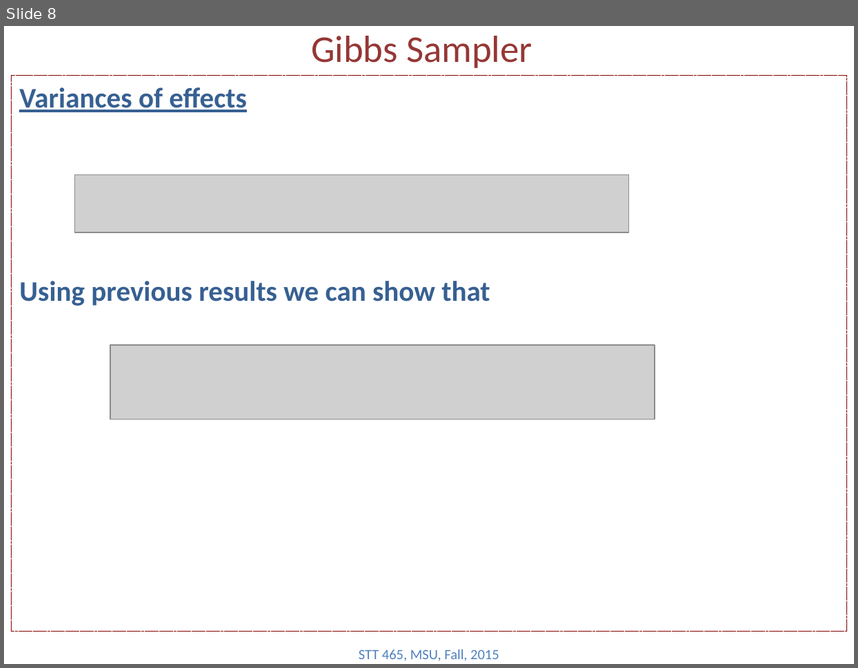
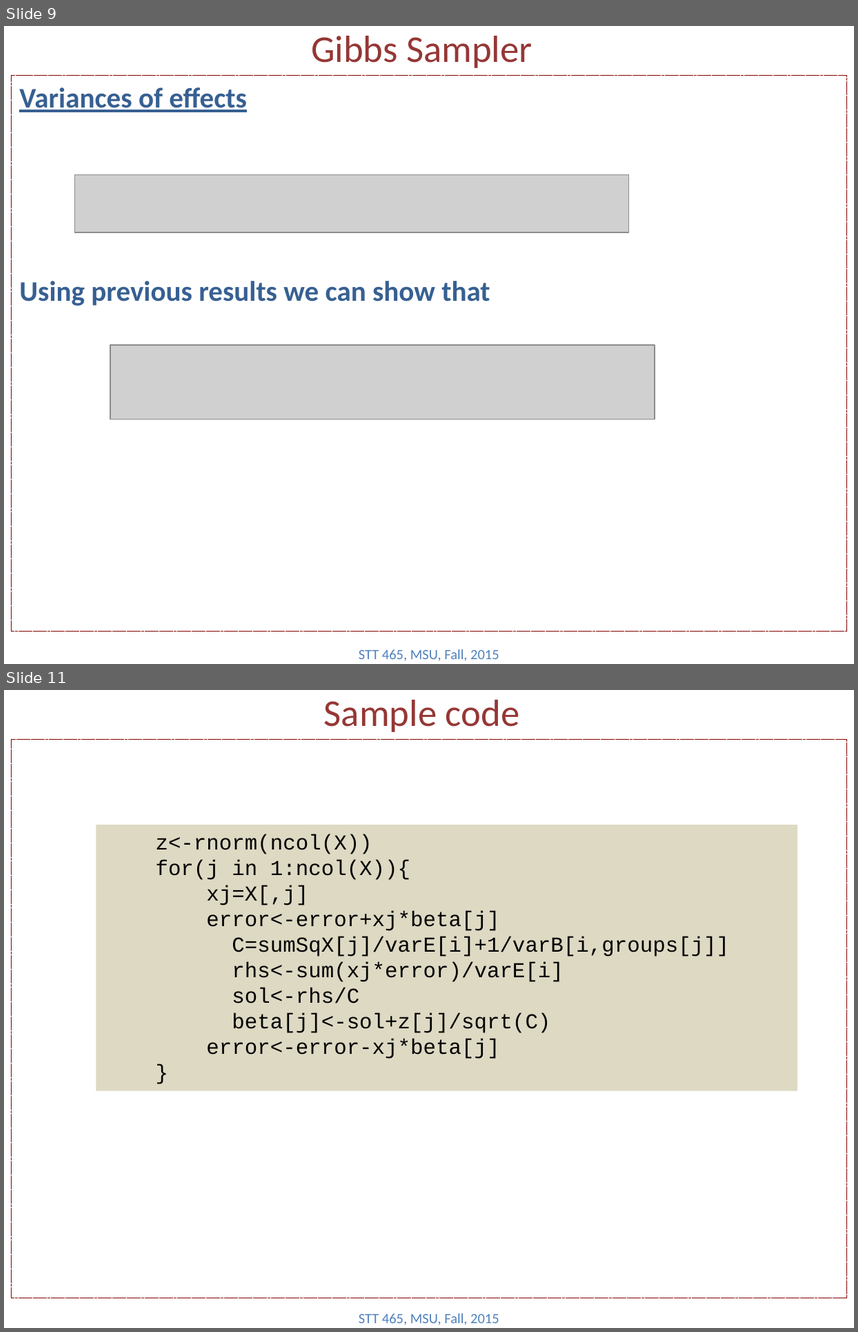
Before and after one commit to Boukos/STT465, a slide deck: STT465_13.pptx. Shown one above the other, each under a label of ours: slide 8 before the commit, slides 9 and 11 after it; the slides between them are not shown. The pictures are 858x668 and 858x1332 pixels, drawn with LibreOffice and Linux fonts; fonts in the diff are those of the drawing; grey boxes stand for pictures. Boxes give left, top, right and bottom in pixels: in the first picture for what was removed or moved away, otherwise in the second. Text is boxed around its words. In the diff, an @@ line names an element or a change of style, - is before the commit and + after.

```diff
--- a/STT465_13.pptx
+++ b/STT465_13.pptx
@@ slide 11 added at bbox=[4, 690, 854, 1328], background #FFFFFF @@
@@ title added at bbox=[324, 700, 520, 732], 32 pt, text #953735 @@
+Sample code
@@ rectangle added at bbox=[11, 739, 846, 1297], outline #800000 0.75 pt dashed @@
@@ rectangle added at bbox=[96, 825, 797, 1090], fill #DDD9C3, 18 pt, text #000000 @@
+z<-rnorm(ncol(X))
+for(j in 1:ncol(X)){
+xj=X[,j]
+error<-error+xj*beta[j]
+C=sumSqX[j]/varE[i]+1/varB[i,groups[j]]
+rhs<-sum(xj*error)/varE[i]
+sol<-rhs/C
+beta[j]<-sol+z[j]/sqrt(C)
+error<-error-xj*beta[j]
+}
@@ text added at bbox=[359, 1312, 499, 1325], 12 pt, text #4F81BD @@
+STT 465, MSU, Fall, 2015
@@ what was slide 8 is now slide 9 @@
```
Also in this commit, not shown: 3 slides changed, 4 other slides added, 1 other file.
